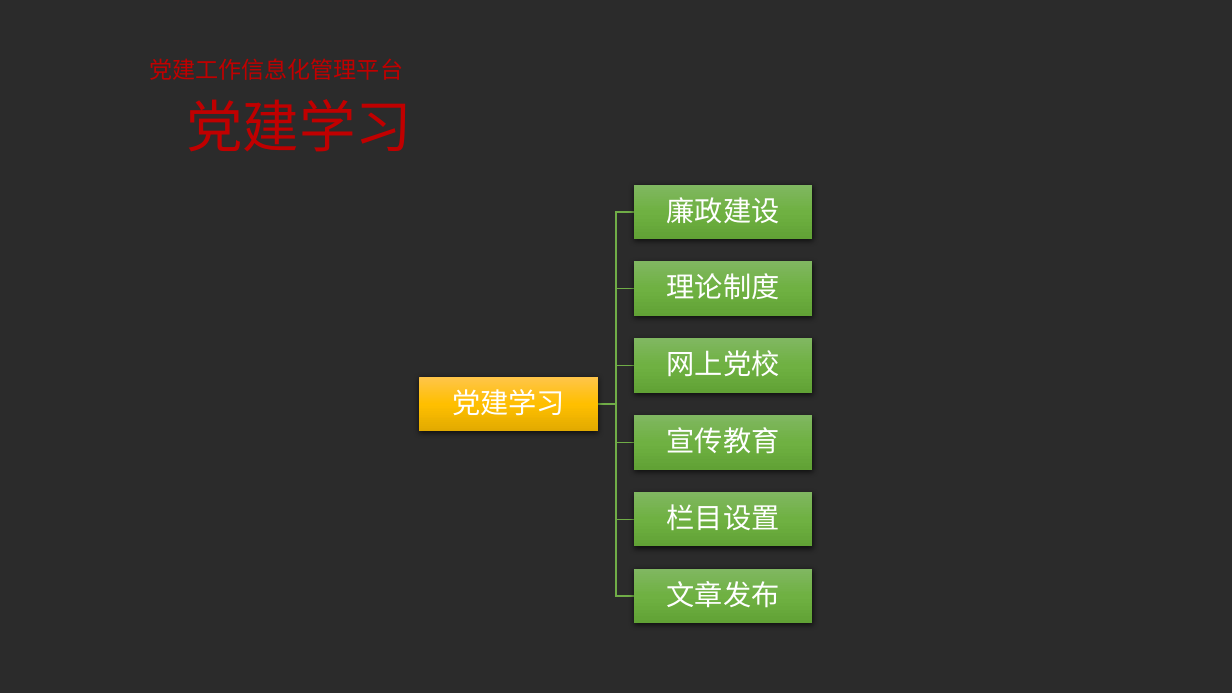
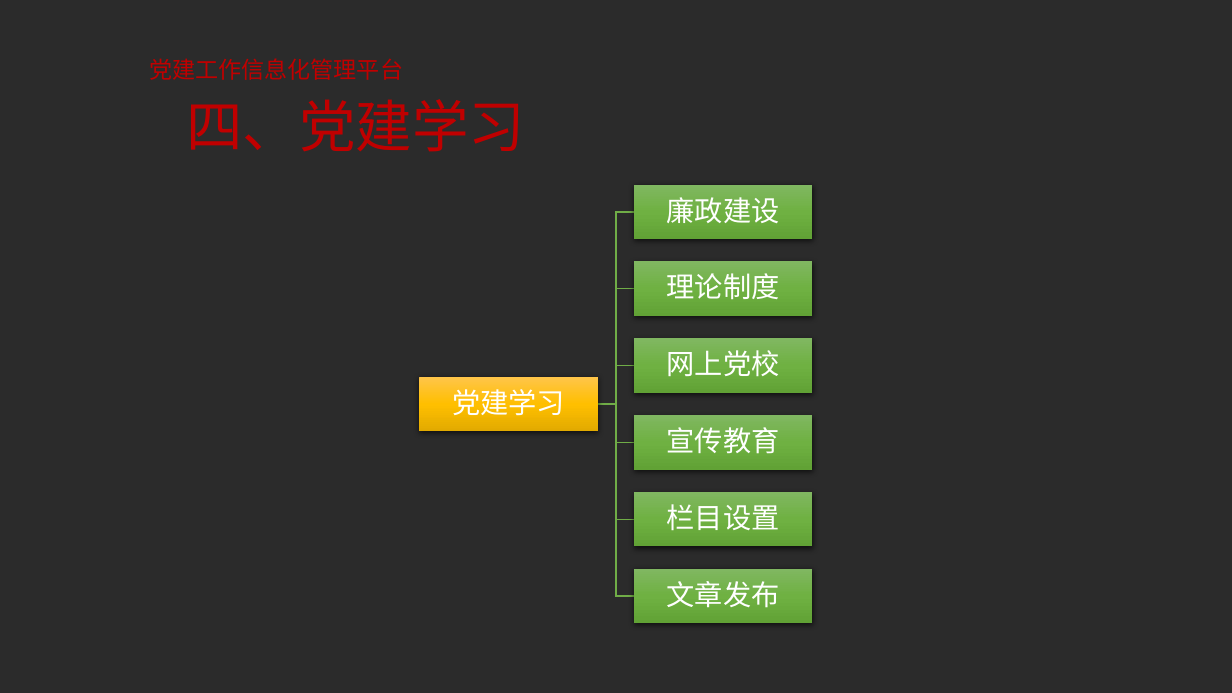
Before and after one commit to rider11-dev/work, a slide deck: slide 7 of PartyBuilding/党建资料/党建演示ppt/党建工作信息化管理平台.pptx. Drawn at 1232x693 pixels with LibreOffice and Linux fonts; fonts in the diff are those of the drawing; background and template pictures are left out; a plain dark background stands for a picture behind light text. Boxes give left, top, right and bottom in pixels: in the first picture for what was removed or moved away, otherwise in the second. Text is boxed around its words. In the diff, an @@ line names an element or a change of style, - is before the commit and + after.

```diff
--- a/PartyBuilding/党建资料/党建演示ppt/党建工作信息化管理平台.pptx
+++ b/PartyBuilding/党建资料/党建演示ppt/党建工作信息化管理平台.pptx
@@ title at (186, 99, 525, 152): text changed @@
-党建学习
+四、党建学习
```
Also in this commit, not shown: 8 other slides changed, 26 other files.
